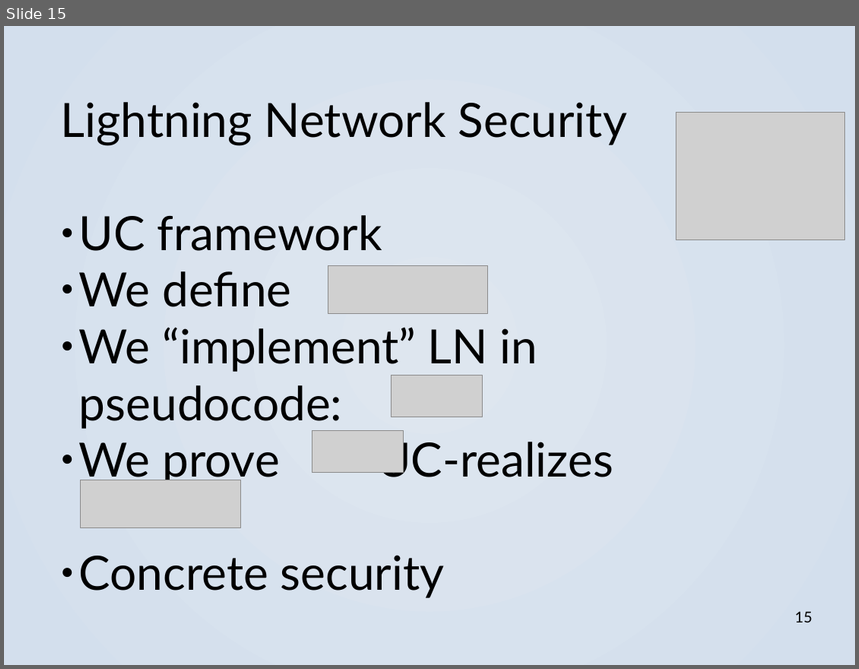
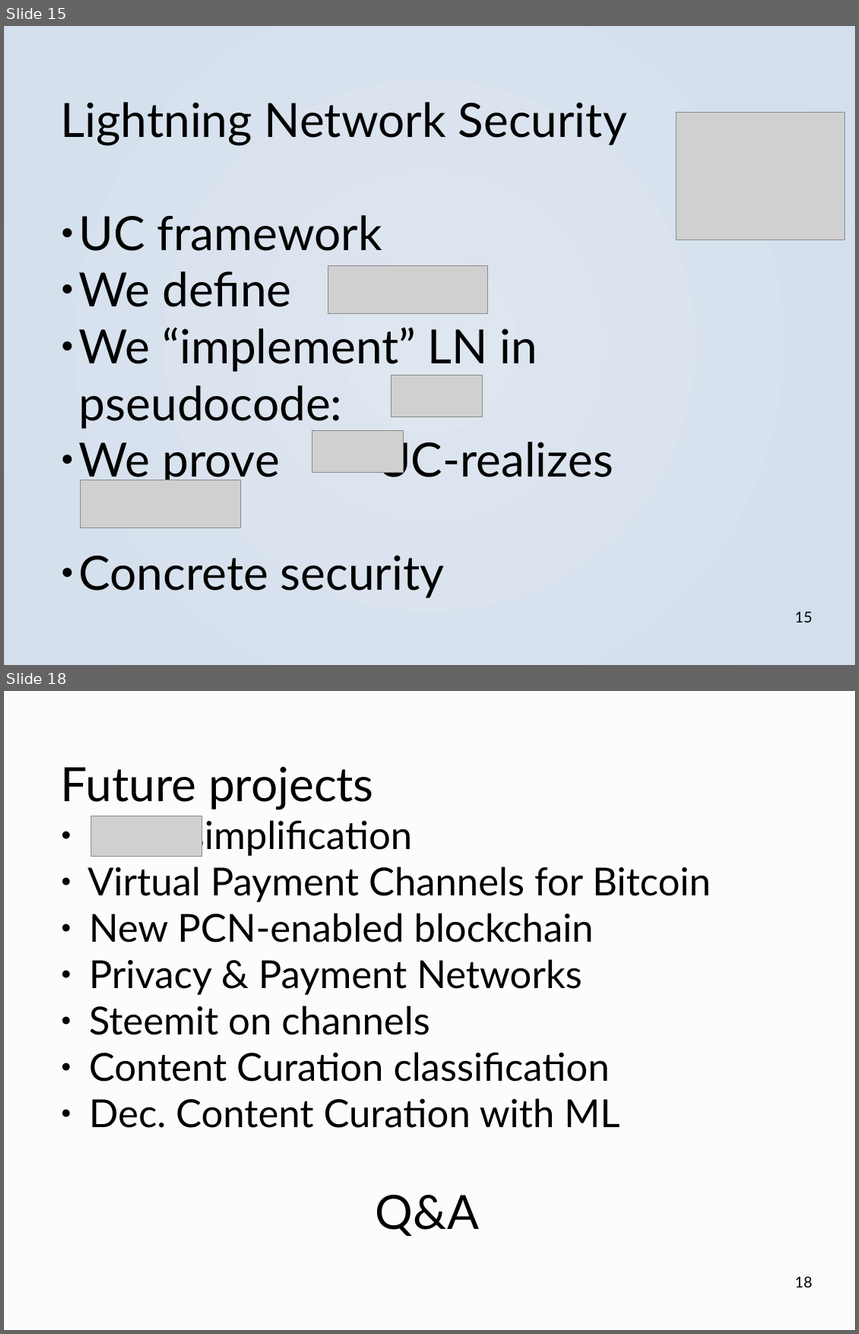
Before and after one commit to OrfeasLitos/second-year-review, a slide deck: slides/slides.odp. Shown one above the other, each under a label of ours: slide 15 before the commit, slides 15 and 18 after it; the slides between them are not shown. The pictures are 859x669 and 859x1334 pixels, drawn with LibreOffice and Linux fonts; fonts in the diff are those of the drawing; grey boxes stand for pictures. Boxes give left, top, right and bottom in pixels: in the first picture for what was removed or moved away, otherwise in the second. Text is boxed around its words. In the diff, an @@ line names an element or a change of style, - is before the commit and + after.

```diff
--- a/slides/slides.odp
+++ b/slides/slides.odp
@@ slide 18 added at (x1=4, y1=691, x2=855, y2=1330), background #FCFCFC @@
@@ text added at (x1=61, y1=766, x2=711, y2=1128), 36 pt, text #000000 @@
+Future projects
+● simplification
+● Virtual Payment Channels for Bitcoin
+● New PCN-enabled blockchain
+● Privacy & Payment Networks
+● Steemit on channels
+● Content Curation classification
+● Dec. Content Curation with ML
@@ picture added at (x1=91, y1=816, x2=202, y2=856) @@
@@ text added at (x1=376, y1=1195, x2=480, y2=1237), 44 pt, text #000000 @@
+Q&A
@@ page number added at (x1=795, y1=1276, x2=813, y2=1288), 14 pt, text #000000 @@
+18
```
Also in this commit, not shown: 2 slides changed, 1 other file.
